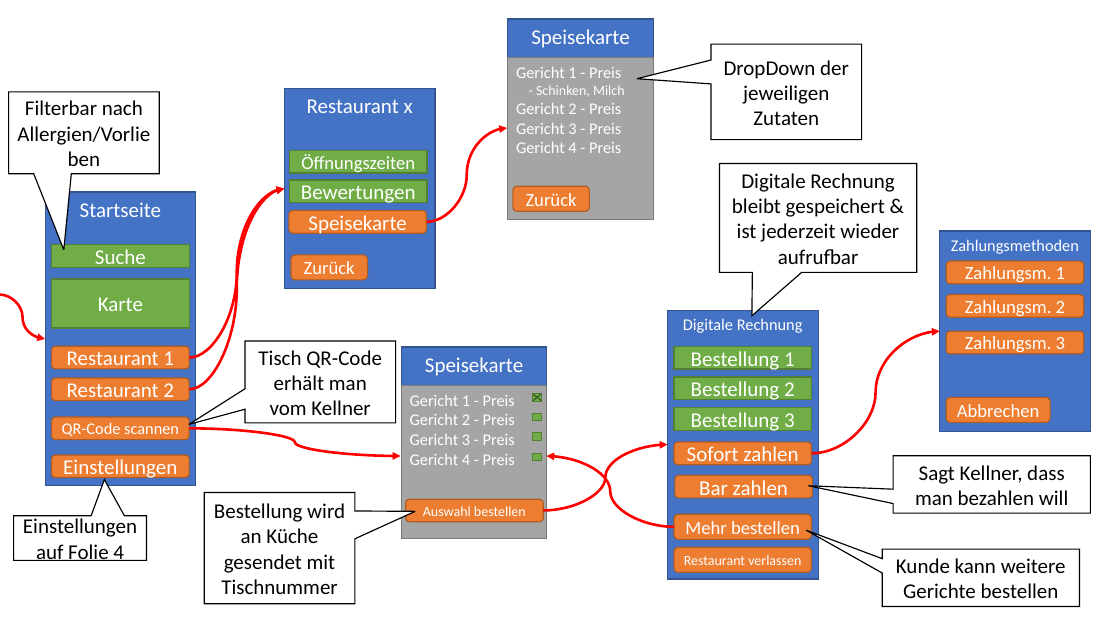
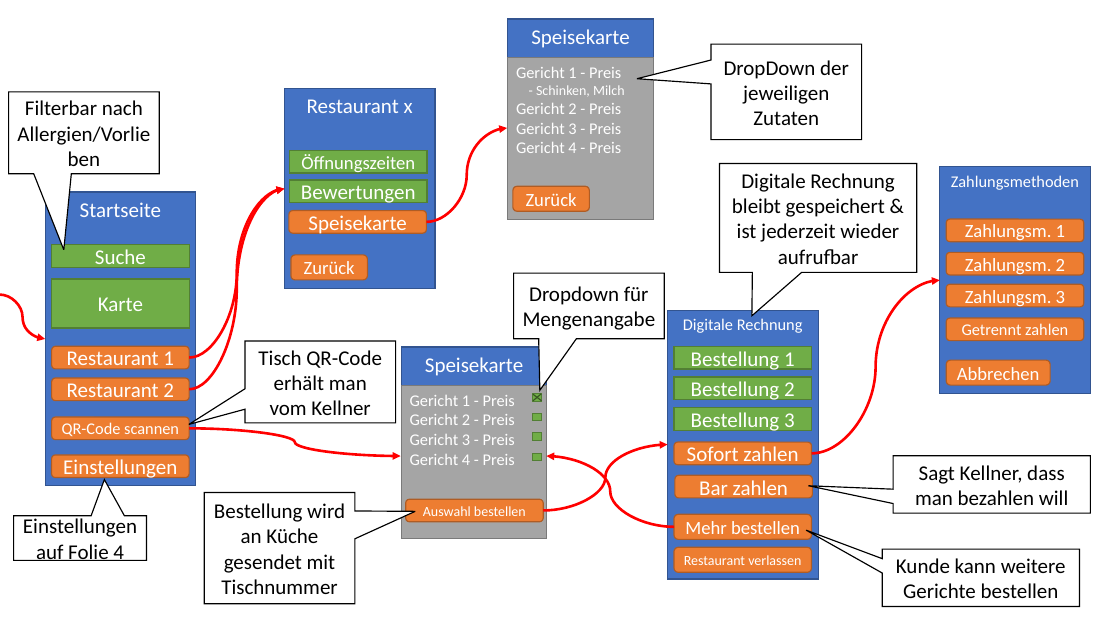
Before and after one commit to GastroGo/Orga, a slide deck: slide 2 of LoFi/LoFi.pptx. Drawn at 1120x630 pixels with LibreOffice and Linux fonts; fonts in the diff are those of the drawing. Boxes give left, top, right and bottom in pixels: in the first picture for what was removed or moved away, otherwise in the second. Text is boxed around its words. In the diff, an @@ line names an element or a change of style, - is before the commit and + after.

```diff
--- a/LoFi/LoFi.pptx
+++ b/LoFi/LoFi.pptx
@@ rectangle "Zahlungsmethoden": place and size @@
-rectangle "Zahlungsmethoden" at box(940, 231, 1091, 432)
+rectangle "Zahlungsmethoden" at box(940, 167, 1091, 394)
@@ rounded rectangle "Zahlungsm. 1": place and size @@
-rounded rectangle "Zahlungsm. 1" at box(947, 261, 1085, 284)
+rounded rectangle "Zahlungsm. 1" at box(947, 219, 1085, 242)
@@ rounded rectangle "Zahlungsm. 2": place and size @@
-rounded rectangle "Zahlungsm. 2" at box(947, 295, 1085, 318)
+rounded rectangle "Zahlungsm. 2" at box(947, 252, 1085, 275)
@@ speech box added at box(513, 273, 664, 339), fill #FFFFFF, outline #000000 1 pt, 18 pt, text #000000 @@
+Dropdown für Mengenangabe
@@ curved arrow moved from (812, 454) - (940, 331) to (812, 454) - (940, 281) @@
@@ rounded rectangle "Zahlungsm. 3": place and size @@
-rounded rectangle "Zahlungsm. 3" at box(947, 331, 1085, 354)
+rounded rectangle "Zahlungsm. 3" at box(947, 284, 1085, 307)
@@ rounded rectangle added at box(947, 318, 1085, 341), fill #ED7D31, outline #AF5C24 1 pt, 14 pt, text #FFFFFF @@
+Getrennt zahlen
@@ rounded rectangle "Abbrechen": place and size @@
-rounded rectangle "Abbrechen" at box(947, 397, 1051, 423)
+rounded rectangle "Abbrechen" at box(947, 360, 1051, 386)
```
Also in this commit, not shown: 2 other slides changed, 1 other file.
